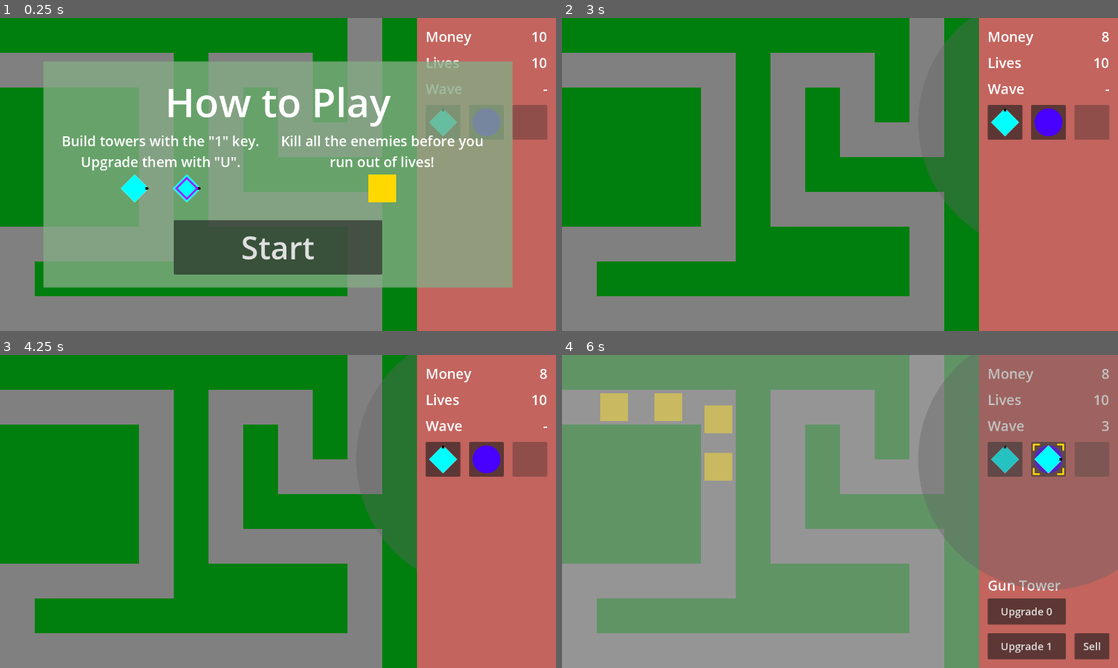
Above: before the commit, frames 1-4 (two rows, left to right).
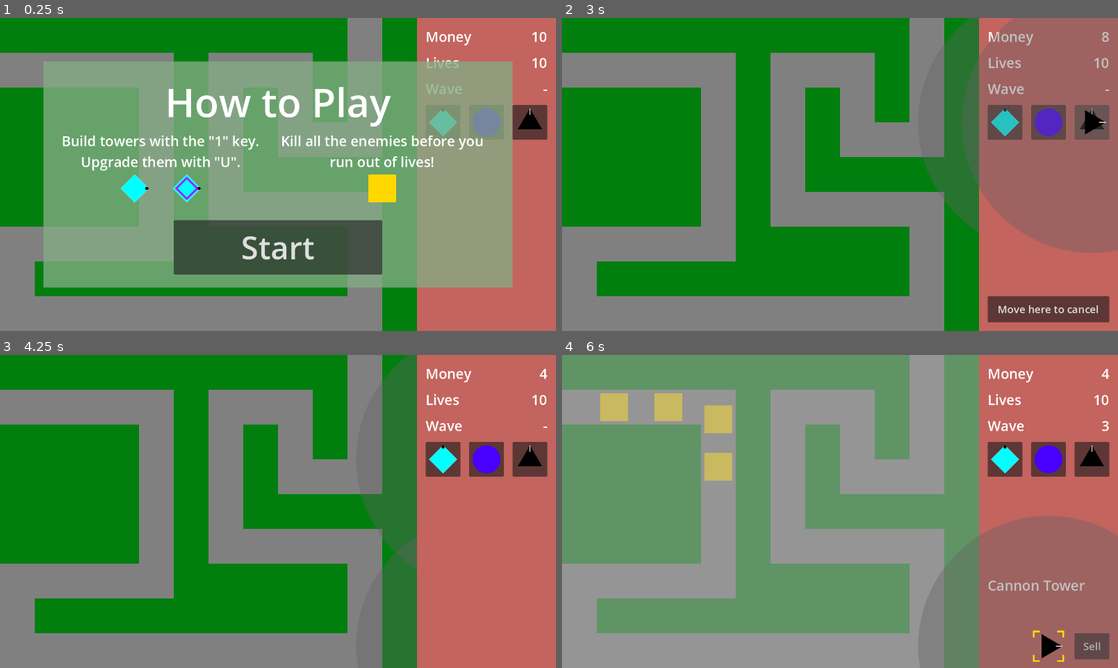
Above: after the commit, the same moments.

Repository: phrasmotica/godot-tower-defence
Game: Godot game, scene res://scenes/game.tscn
Same seed, same stepped clock (60 frames per second), same inputs: the game is played once before the commit and once after it.
Inputs (mouse positions are in pixels of both pictures, inside the frame that each line leads up to):
- Up to frame 1 (0.25 s): no input
- Up to frame 2 (3 s): click "Start" at 0.5 s; click (1006, 121) at 1.25 s; click (1051, 121) at 2 s; click (1090, 121) at 2.77 s
- Up to frame 3 (4.25 s): click (489, 646) at 3.5 s, where only the run after the commit has a clickable "Move here to cancel"
- Up to frame 4 (6 s): tap Enter (ui_accept) at 4.25, 4.52, 5.27 s; move the mouse to (962, 495) at 4.27 s; hold Shift (fast_forward) 4.28-5.03 s; tap . (next_tower) at 4.35, 5.85 s; click (962, 495) at 4.42 s; move the mouse to (728, 527) at 5.02 s; tap , (previous_tower) at 5.1 s; move the mouse to (895, 442) at 5.77 s; hold Shift (fast_forward) from 5.78 s (still down)

The runs differ from the first frame. In frame 1, 0.7% of the frame differs, in the area x 92-99%, y 27-39%; in frame 2, 18%; in frame 3, 2.9%; in frame 4, 19%, in the area x 75-100%, y 0-100%.
Error after the commit: Cannot call method 'queue_free' on a null value. (res://scripts/game_ui.gd:149)

Commit message:
Implement button for creating a cannon tower

Diff:
--- a/scenes/game_ui.tscn
+++ b/scenes/game_ui.tscn
@@ -6,6 +6,8 @@
 [ext_resource type="Texture2D" uid="uid://bauh87fo4ohfx" path="res://assets/sprites/slowTower.png" id="4_ydxgj"]
 [ext_resource type="PackedScene" uid="uid://b8qu4bxbhapgl" path="res://scenes/slow_tower.tscn" id="5_0g4vg"]
 [ext_resource type="PackedScene" uid="uid://dx8exrpefyqrk" path="res://scenes/upgrade_tower_button.tscn" id="6_ork4b"]
+[ext_resource type="Texture2D" uid="uid://casbyj0mmo3p6" path="res://assets/sprites/cannon.png" id="6_x8q0o"]
+[ext_resource type="PackedScene" uid="uid://8o1qoddn66j5" path="res://scenes/cannon_tower.tscn" id="7_b1mpf"]
 
 [sub_resource type="RectangleShape2D" id="RectangleShape2D_b1ksy"]
 size = Vector2(280, 60)
@@ -110,7 +112,8 @@
 offset_top = 200.0
 offset_right = 300.0
 offset_bottom = 280.0
-icon = null
+icon = ExtResource("6_x8q0o")
+tower = ExtResource("7_b1mpf")
 action_name = &"tower_3"
 
 [node name="TowerNameLabel" type="Label" parent="ColorRect"]
Not shown: 1 places in scenes/game_ui.tscn that only renumber resources
